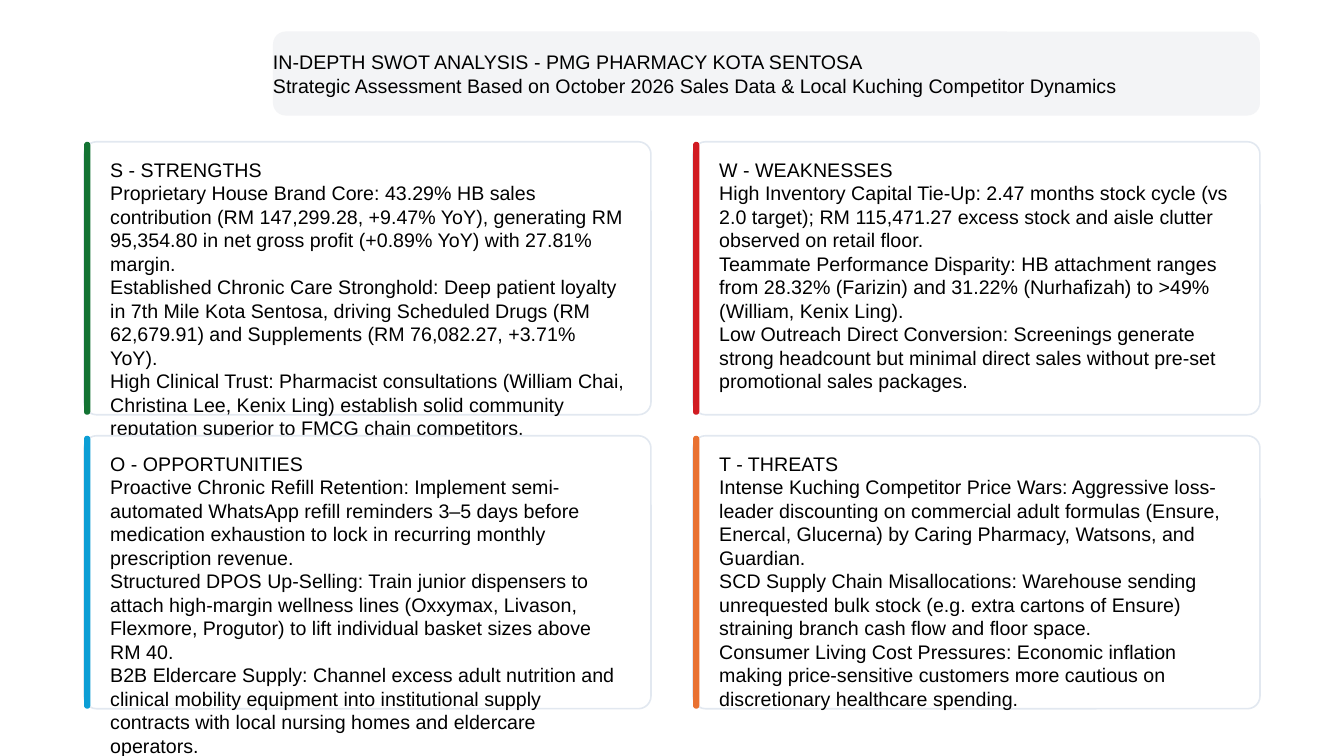
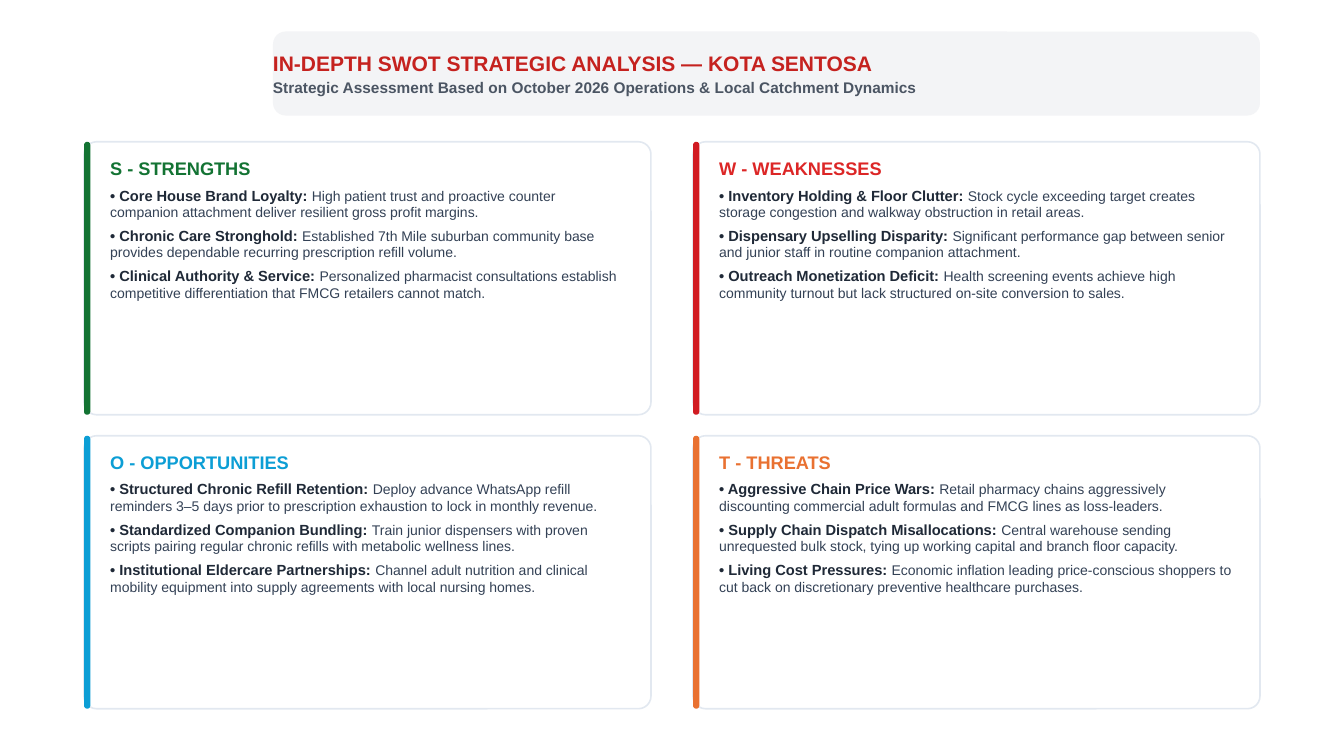
Before and after one commit to WilliamChai1/Pharmacy-Branch-Management-Hub, a slide deck: slide 11 of Kota_Sentosa_October_2026_Official.pptx. Drawn at 1344x756 pixels with LibreOffice and Linux fonts; fonts in the diff are those of the drawing; background and template pictures are left out. Boxes give left, top, right and bottom in pixels: in the first picture for what was removed or moved away, otherwise in the second. Text is boxed around its words. In the diff, an @@ line names an element or a change of style, - is before the commit and + after.

Commit message:
fix(presentation): restore slide headers UI, clean SWOT statements, and Endpoint initiatives format

```diff
--- a/Kota_Sentosa_October_2026_Official.pptx
+++ b/Kota_Sentosa_October_2026_Official.pptx
@@ text at (273, 56, 916, 96): text changed; size 14 to 11 pt; text colour #000000 to #4B5563; bold on @@
-IN-DEPTH SWOT ANALYSIS - PMG PHARMACY KOTA SENTOSA
-Strategic Assessment Based on October 2026 Sales Data & Local Kuching Competitor Dynamics
+IN-DEPTH SWOT STRATEGIC ANALYSIS — KOTA SENTOSA
+Strategic Assessment Based on October 2026 Operations & Local Catchment Dynamics
@@ text at (110, 162, 250, 175): size 14 to 13 pt, text colour #000000 to #137333, bold on in "S - STRENGTHS"; more space between paragraphs @@
@@ text at (719, 162, 881, 175): size 14 to 13 pt, text colour #000000 to #DC2626, bold on in "W - WEAKNESSES"; more space between paragraphs @@
@@ text at (110, 190, 616, 301): text changed; size 14 to 10 pt; text colour #000000 to #334155 @@
-Proprietary House Brand Core: 43.29% HB sales contribution (RM 147,299.28, +9.47% YoY), generating RM 95,354.80 in net gross profit (+0.89% YoY) with 27.81% margin.
-Established Chronic Care Stronghold: Deep patient loyalty in 7th Mile Kota Sentosa, driving Scheduled Drugs (RM 62,679.91) and Supplements (RM 76,082.27, +3.71% YoY).
-High Clinical Trust: Pharmacist consultations (William Chai, Christina Lee, Kenix Ling) establish solid community reputation superior to FMCG chain competitors.
+• Core House Brand Loyalty: High patient trust and proactive counter companion attachment deliver resilient gross profit margins.
+• Chronic Care Stronghold: Established 7th Mile suburban community base provides dependable recurring prescription refill volume.
+• Clinical Authority & Service: Personalized pharmacist consultations establish competitive differentiation that FMCG retailers cannot match.
@@ text at (719, 190, 1225, 301): text changed; size 14 to 10 pt; text colour #000000 to #334155 @@
-High Inventory Capital Tie-Up: 2.47 months stock cycle (vs 2.0 target); RM 115,471.27 excess stock and aisle clutter observed on retail floor.
-Teammate Performance Disparity: HB attachment ranges from 28.32% (Farizin) and 31.22% (Nurhafizah) to >49% (William, Kenix Ling).
-Low Outreach Direct Conversion: Screenings generate strong headcount but minimal direct sales without pre-set promotional sales packages.
+• Inventory Holding & Floor Clutter: Stock cycle exceeding target creates storage congestion and walkway obstruction in retail areas.
+• Dispensary Upselling Disparity: Significant performance gap between senior and junior staff in routine companion attachment.
+• Outreach Monetization Deficit: Health screening events achieve high community turnout but lack structured on-site conversion to sales.
@@ text at (110, 456, 288, 469): size 14 to 13 pt, text colour #000000 to #0C9ED5, bold on in "O - OPPORTUNITIES"; more space between paragraphs @@
@@ text at (719, 456, 830, 469): size 14 to 13 pt, text colour #000000 to #E97131, bold on in "T - THREATS"; more space between paragraphs @@
@@ text at (110, 483, 597, 595): text changed; size 14 to 10 pt; text colour #000000 to #334155 @@
-Proactive Chronic Refill Retention: Implement semi-automated WhatsApp refill reminders 3–5 days before medication exhaustion to lock in recurring monthly prescription revenue.
-Structured DPOS Up-Selling: Train junior dispensers to attach high-margin wellness lines (Oxxymax, Livason, Flexmore, Progutor) to lift individual basket sizes above RM 40.
-B2B Eldercare Supply: Channel excess adult nutrition and clinical mobility equipment into institutional supply contracts with local nursing homes and eldercare operators.
+• Structured Chronic Refill Retention: Deploy advance WhatsApp refill reminders 3–5 days prior to prescription exhaustion to lock in monthly revenue.
+• Standardized Companion Bundling: Train junior dispensers with proven scripts pairing regular chronic refills with metabolic wellness lines.
+• Institutional Eldercare Partnerships: Channel adult nutrition and clinical mobility equipment into supply agreements with local nursing homes.
@@ text at (719, 483, 1232, 595): text changed; size 14 to 10 pt; text colour #000000 to #334155 @@
-Intense Kuching Competitor Price Wars: Aggressive loss-leader discounting on commercial adult formulas (Ensure, Enercal, Glucerna) by Caring Pharmacy, Watsons, and Guardian.
-SCD Supply Chain Misallocations: Warehouse sending unrequested bulk stock (e.g. extra cartons of Ensure) straining branch cash flow and floor space.
-Consumer Living Cost Pressures: Economic inflation making price-sensitive customers more cautious on discretionary healthcare spending.
+• Aggressive Chain Price Wars: Retail pharmacy chains aggressively discounting commercial adult formulas and FMCG lines as loss-leaders.
+• Supply Chain Dispatch Misallocations: Central warehouse sending unrequested bulk stock, tying up working capital and branch floor capacity.
+• Living Cost Pressures: Economic inflation leading price-conscious shoppers to cut back on discretionary preventive healthcare purchases.
```
Also in this commit, not shown: 13 other slides changed, 2 other files.
